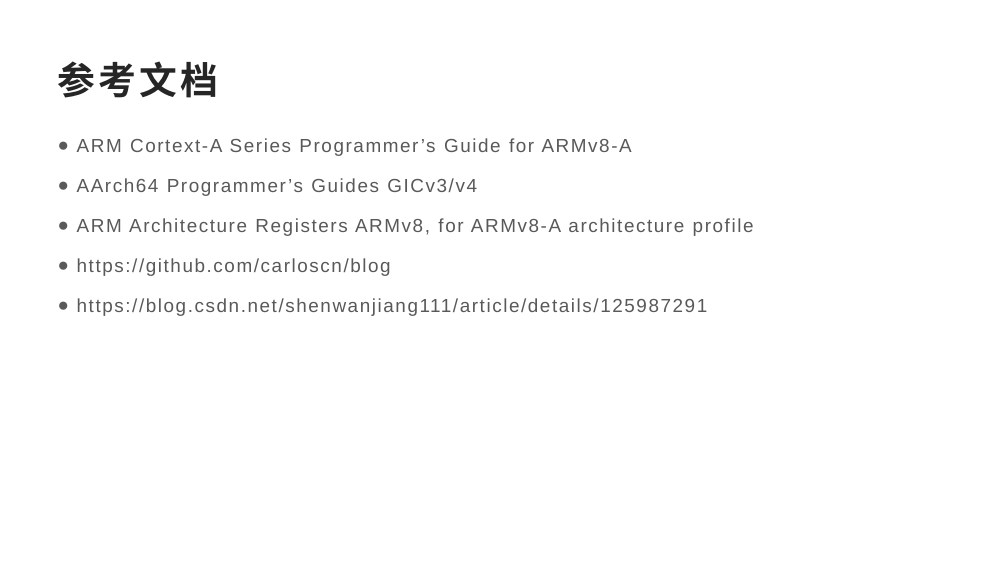
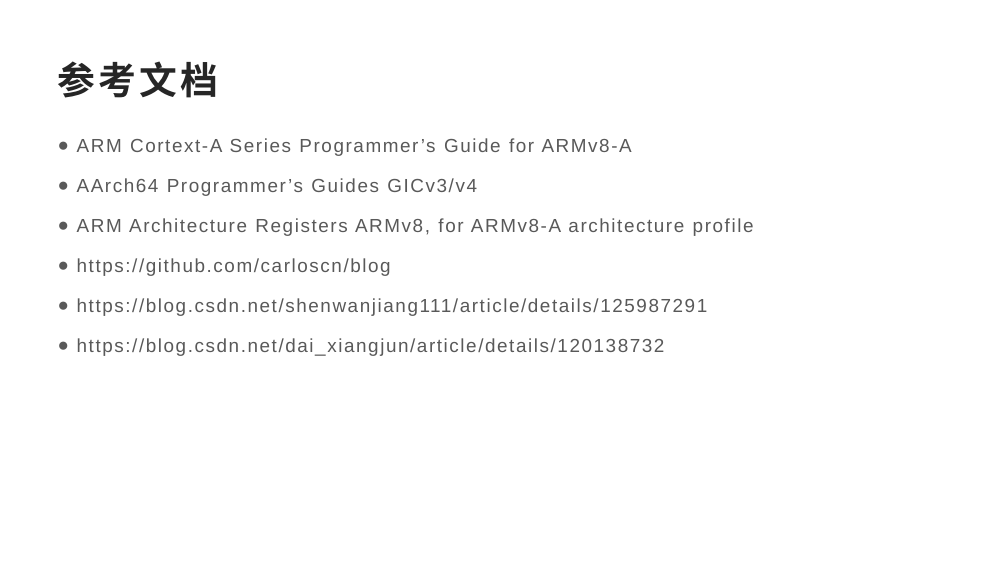
Before and after one commit to dongdongou/ARMv8-A-, a slide deck: slide 31 of ARMv8-A基础介绍.pptx. Drawn at 1008x567 pixels with LibreOffice and Linux fonts; fonts in the diff are those of the drawing. Boxes give left, top, right and bottom in pixels: in the first picture for what was removed or moved away, otherwise in the second. Text is boxed around its words. In the diff, an @@ line names an element or a change of style, - is before the commit and + after.

```diff
--- a/ARMv8-A基础介绍.pptx
+++ b/ARMv8-A基础介绍.pptx
@@ text at (77,338,665,356): paragraph added @@
+● https://blog.csdn.net/dai_xiangjun/article/details/120138732
```
Also in this commit, not shown: 10 other slides changed, 2 slides added, 2 slides removed.
